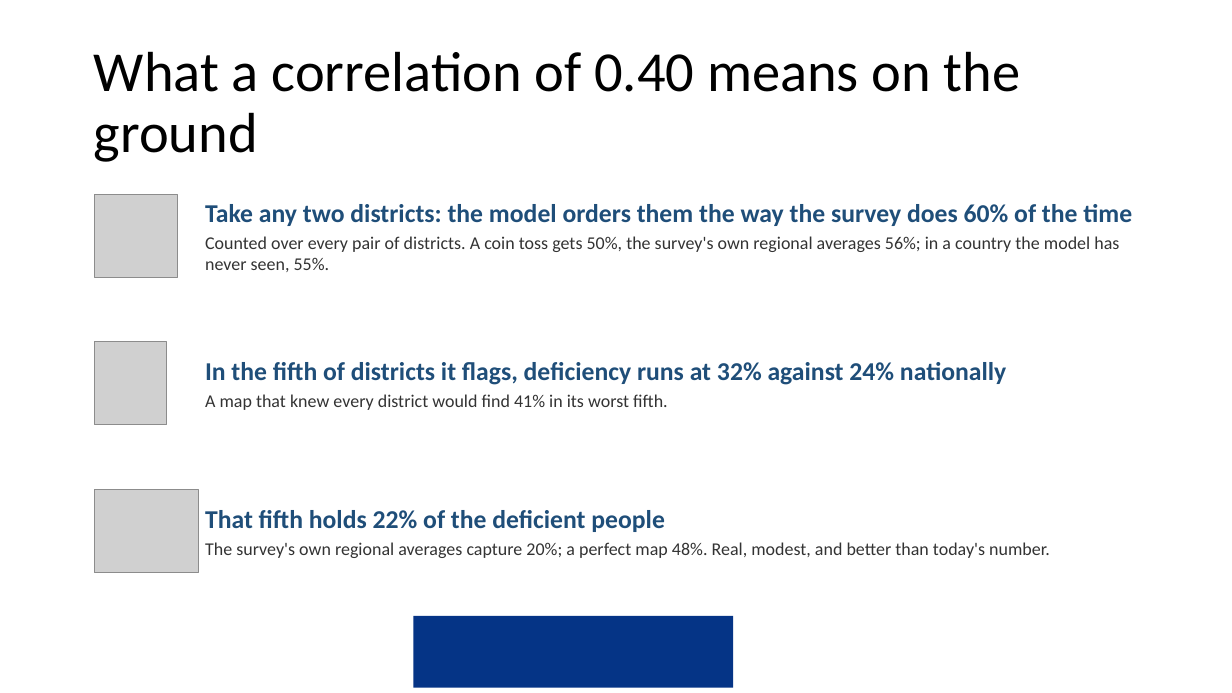
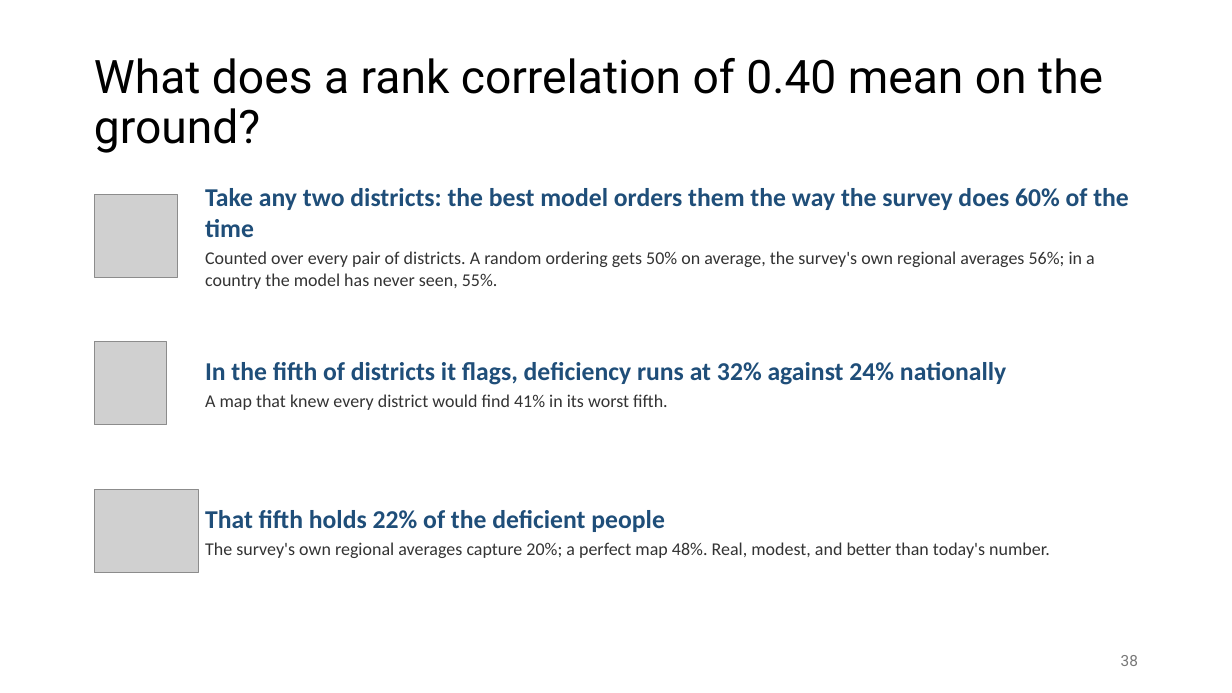
Before and after one commit to amertens/mn-prediction, a slide deck: slide 38 of docs/slides/MN-proxy-full-talk-2026-09.pptx (slide 44 before the commit). Drawn at 1232x693 pixels with LibreOffice and Linux fonts; fonts in the diff are those of the drawing; grey boxes stand for pictures; background and template pictures are left out. Boxes give left, top, right and bottom in pixels: in the first picture for what was removed or moved away, otherwise in the second. Text is boxed around its words. In the diff, an @@ line names an element or a change of style, - is before the commit and + after.

```diff
--- a/docs/slides/MN-proxy-full-talk-2026-09.pptx
+++ b/docs/slides/MN-proxy-full-talk-2026-09.pptx
@@ title at [94, 58, 1103, 153]: text changed; size 44 to 36 pt; font Calibri to Roboto @@
-What a correlation of 0.40 means on the ground
+What does a rank correlation of 0.40 mean on the ground?
@@ text at [205, 188, 1129, 289]: text changed @@
-Take any two districts: the model orders them the way the survey does 60% of the time
-Counted over every pair of districts. A coin toss gets 50%, the survey's own regional averages 56%; in a country the model has never seen, 55%.
+Take any two districts: the best model orders them the way the survey does 60% of the time
+Counted over every pair of districts. A random ordering gets 50% on average, the survey's own regional averages 56%; in a country the model has never seen, 55%.
@@ rectangle removed at [413, 616, 733, 689] @@
@@ page number added at [1121, 655, 1138, 666], 12 pt, text #797979 @@
+38
```
Also in this commit, not shown: 68 other slides changed, 23 slides added, 30 slides removed, 22 other files.
